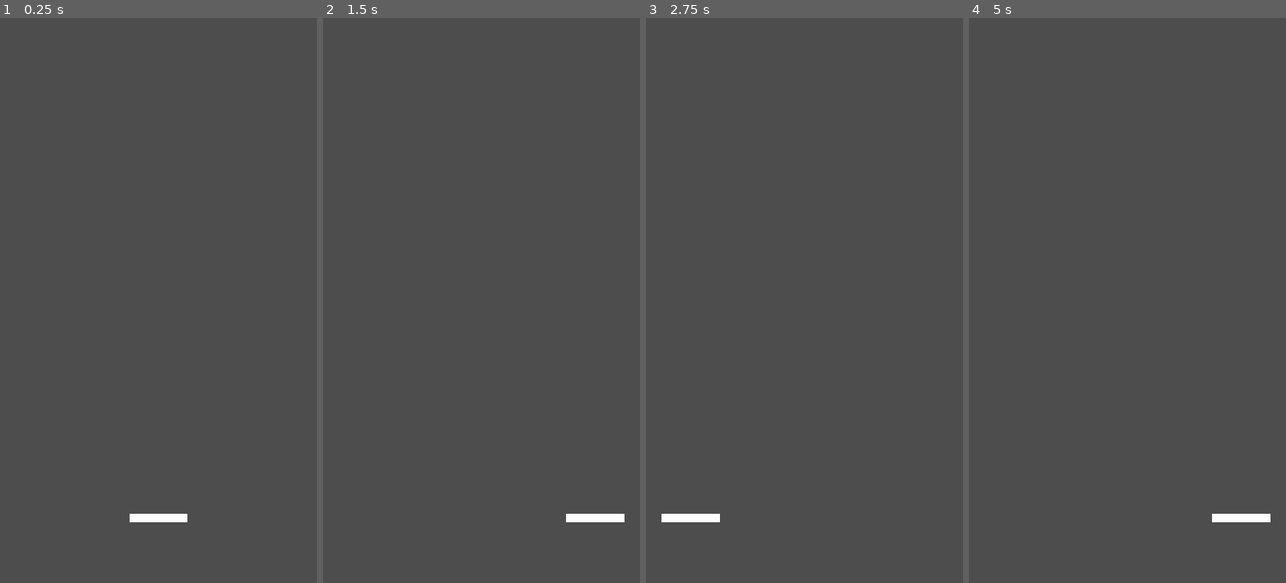
Above: before the commit, frames 1-4 (left to right).
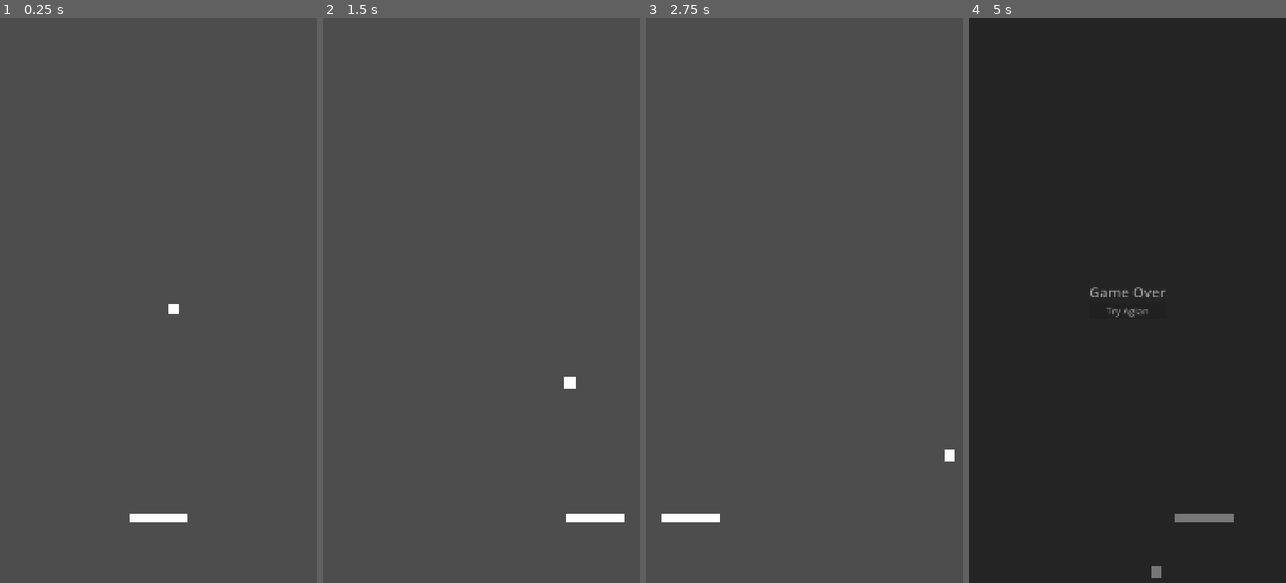
Above: after the commit, the same moments.

Repository: EBregains/endless-breakout
Game: Godot game, scene res://scenes/main.tscn
Two runs of this game, one before a commit and one after it. Both use one fixed random seed, a clock stepped at 60 frames per second and the inputs below. Before the commit the project starts from res://main.tscn.
Inputs:
- Up to frame 1 (0.25 s): no input
- Up to frame 2 (1.5 s): hold Right (ui_right) from 0.53 s (still down)
- Up to frame 3 (2.75 s): tap Enter at 2 s; release Right (ui_right) at 2.03 s; hold Left (ui_left) from 2.03 s (still down)
- Up to frame 4 (5 s): tap Space at 2.75 s; release Left (ui_left) at 4.28 s; hold Right (ui_right) from 4.28 s (still down)

The runs differ from the first frame. In frame 1, less than 0.1% of the frame differs, in the area x 53-57%, y 50-53%; in frame 2, less than 0.1%; in frame 3, less than 0.1%; in frame 4, 100%, in the area x 0-100%, y 0-100%.

Commit message:
Add ball, walls, and game over screen + area

Diff:
--- a/main.tscn
+++ /dev/null
@@ -1,28 +0,0 @@
-[gd_scene format=3 uid="uid://dm4rh8a0k32c0"]
-
-[ext_resource type="Script" uid="uid://dlu1vhwo7ch3o" path="res://paddle.gd" id="1_ig7tw"]
-
-[sub_resource type="RectangleShape2D" id="RectangleShape2D_0xm2m"]
-size = Vector2(200, 30)
-
-[node name="Main" type="Node2D" unique_id=2077291913]
-
-[node name="Paddle" type="CharacterBody2D" parent="." unique_id=1583784295]
-position = Vector2(540, 1700)
-script = ExtResource("1_ig7tw")
-
-[node name="ColorRect" type="ColorRect" parent="Paddle" unique_id=1957659710]
-anchors_preset = 8
-anchor_left = 0.5
-anchor_top = 0.5
-anchor_right = 0.5
-anchor_bottom = 0.5
-offset_left = -100.0
-offset_top = -15.0
-offset_right = 100.0
-offset_bottom = 15.0
-grow_horizontal = 2
-grow_vertical = 2
-
-[node name="CollisionShape2D" type="CollisionShape2D" parent="Paddle" unique_id=447120341]
-shape = SubResource("RectangleShape2D_0xm2m")
--- a/project.godot
+++ b/project.godot
@@ -22,6 +22,14 @@
 window/stretch/mode="canvas_items"
 window/handheld/orientation=1
 
+[layer_names]
+
+2d_physics/layer_1="Paredes"
+2d_physics/layer_2="Paddle"
+2d_physics/layer_3="Pelota"
+2d_physics/layer_4="Ladrillos"
+2d_physics/layer_5="GameOverArea"
+
 [physics]
 
 3d/physics_engine="Jolt Physics"
--- /dev/null
+++ b/scenes/ball.tscn
@@ -0,0 +1,27 @@
+[gd_scene format=3 uid="uid://3o8nepktsysi"]
+
+[ext_resource type="Script" uid="uid://dih8tvktwrq14" path="res://scripts/ball.gd" id="1_7s4qf"]
+
+[sub_resource type="CircleShape2D" id="CircleShape2D_cxlvu"]
+radius = 18.0
+
+[node name="Ball" type="CharacterBody2D" unique_id=1760239848]
+collision_layer = 4
+collision_mask = 27
+script = ExtResource("1_7s4qf")
+
+[node name="CollisionShape2D" type="CollisionShape2D" parent="." unique_id=550916194]
+shape = SubResource("CircleShape2D_cxlvu")
+
+[node name="ColorRect" type="ColorRect" parent="." unique_id=420984942]
+anchors_preset = 8
+anchor_left = 0.5
+anchor_top = 0.5
+anchor_right = 0.5
+anchor_bottom = 0.5
+offset_left = -18.0
+offset_top = -18.0
+offset_right = 18.0
+offset_bottom = 18.0
+grow_horizontal = 2
+grow_vertical = 2
--- /dev/null
+++ b/scenes/main.tscn
@@ -0,0 +1,108 @@
+[gd_scene format=3 uid="uid://dm4rh8a0k32c0"]
+
+[ext_resource type="PackedScene" uid="uid://3o8nepktsysi" path="res://scenes/ball.tscn" id="1_0wfyh"]
+[ext_resource type="PackedScene" uid="uid://bre0iyv8m2uqp" path="res://scenes/paddle.tscn" id="1_o5qli"]
+[ext_resource type="Script" uid="uid://3tr0cw127lx7" path="res://scripts/main.gd" id="1_sugp2"]
+
+[sub_resource type="WorldBoundaryShape2D" id="WorldBoundaryShape2D_o5qli"]
+normal = Vector2(1, 0)
+
+[sub_resource type="WorldBoundaryShape2D" id="WorldBoundaryShape2D_0wfyh"]
+normal = Vector2(-1, 0)
+distance = -1080.0
+
+[sub_resource type="RectangleShape2D" id="RectangleShape2D_0wfyh"]
+size = Vector2(1200, 256)
+
+[sub_resource type="RectangleShape2D" id="RectangleShape2D_sugp2"]
+size = Vector2(1200, 300)
+
+[sub_resource type="LabelSettings" id="LabelSettings_jyhfs"]
+font_size = 48
+
+[node name="Main" type="Node2D" unique_id=2077291913 node_paths=PackedStringArray("GameOverOverlay")]
+script = ExtResource("1_sugp2")
+GameOverOverlay = NodePath("GameOverOverlay/GameOverOverlayControl")
+
+[node name="Ball" parent="." unique_id=775837606 instance=ExtResource("1_0wfyh")]
+position = Vector2(542, 939)
+
+[node name="Paddle" parent="." unique_id=1129403531 instance=ExtResource("1_o5qli")]
+position = Vector2(540, 1700)
+
+[node name="LeftWall" type="StaticBody2D" parent="." unique_id=1422765768]
+collision_mask = 4
+
+[node name="CollisionShape2D" type="CollisionShape2D" parent="LeftWall" unique_id=1725555550]
+shape = SubResource("WorldBoundaryShape2D_o5qli")
+
+[node name="RightWall" type="StaticBody2D" parent="." unique_id=1407768070]
+collision_mask = 4
+
+[node name="CollisionShape2D" type="CollisionShape2D" parent="RightWall" unique_id=1257248693]
+shape = SubResource("WorldBoundaryShape2D_0wfyh")
+
+[node name="UpperWall" type="StaticBody2D" parent="." unique_id=73428374]
+collision_mask = 4
+
+[node name="CollisionShape2D" type="CollisionShape2D" parent="UpperWall" unique_id=407834017]
+position = Vector2(539, -145)
+shape = SubResource("RectangleShape2D_0wfyh")
+
+[node name="GameOverArea" type="Area2D" parent="." unique_id=2048340154]
+position = Vector2(550, 2063)
+collision_layer = 16
+collision_mask = 4
+
+[node name="CollisionShape2D" type="CollisionShape2D" parent="GameOverArea" unique_id=1461443592]
+position = Vector2(0, -17)
+shape = SubResource("RectangleShape2D_sugp2")
+debug_color = Color(0.9866454, 0.11510334, 0, 0.41960785)
+
+[node name="GameOverOverlay" type="CanvasLayer" parent="." unique_id=1324270855]
+process_mode = 3
+
+[node name="GameOverOverlayControl" type="Control" parent="GameOverOverlay" unique_id=780846995]
+layout_mode = 3
+anchors_preset = 15
+anchor_right = 1.0
+anchor_bottom = 1.0
+grow_horizontal = 2
+grow_vertical = 2
+
+[node name="ColorRect" type="ColorRect" parent="GameOverOverlay/GameOverOverlayControl" unique_id=1676510586]
+layout_mode = 1
+anchors_preset = 15
+anchor_right = 1.0
+anchor_bottom = 1.0
+grow_horizontal = 2
+grow_vertical = 2
+color = Color(0, 0, 0, 1)
+
+[node name="VBoxContainer" type="VBoxContainer" parent="GameOverOverlay/GameOverOverlayControl" unique_id=1339789117]
+layout_mode = 1
+anchors_preset = 8
+anchor_left = 0.5
+anchor_top = 0.5
+anchor_right = 0.5
+anchor_bottom = 0.5
+offset_left = -130.0
+offset_top = -62.0
+offset_right = 130.0
+offset_bottom = 62.0
+grow_horizontal = 2
+grow_vertical = 2
+
+[node name="Label" type="Label" parent="GameOverOverlay/GameOverOverlayControl/VBoxContainer" unique_id=1948445306]
+layout_mode = 2
+text = "Game Over"
+label_settings = SubResource("LabelSettings_jyhfs")
+
+[node name="RetryButton" type="Button" parent="GameOverOverlay/GameOverOverlayControl/VBoxContainer" unique_id=805329210]
+layout_mode = 2
+theme_override_font_sizes/font_size = 32
+text = "Try Agian
+"
+
+[connection signal="body_entered" from="GameOverArea" to="." method="_on_game_over_area_body_entered"]
+[connection signal="button_up" from="GameOverOverlay/GameOverOverlayControl/VBoxContainer/RetryButton" to="." method="_on_retry_button_button_up"]
--- /dev/null
+++ b/scenes/paddle.tscn
@@ -0,0 +1,27 @@
+[gd_scene format=3 uid="uid://bre0iyv8m2uqp"]
+
+[ext_resource type="Script" uid="uid://dlu1vhwo7ch3o" path="res://scripts/paddle.gd" id="1_3xiby"]
+
+[sub_resource type="RectangleShape2D" id="RectangleShape2D_0xm2m"]
+size = Vector2(200, 30)
+
+[node name="Paddle" type="CharacterBody2D" unique_id=1129403531]
+collision_layer = 2
+collision_mask = 4
+script = ExtResource("1_3xiby")
+
+[node name="ColorRect" type="ColorRect" parent="." unique_id=1800235599]
+anchors_preset = 8
+anchor_left = 0.5
+anchor_top = 0.5
+anchor_right = 0.5
+anchor_bottom = 0.5
+offset_left = -100.0
+offset_top = -15.0
+offset_right = 100.0
+offset_bottom = 15.0
+grow_horizontal = 2
+grow_vertical = 2
+
+[node name="CollisionShape2D" type="CollisionShape2D" parent="." unique_id=197930467]
+shape = SubResource("RectangleShape2D_0xm2m")
--- /dev/null
+++ b/scripts/ball.gd
@@ -0,0 +1,13 @@
+extends CharacterBody2D
+
+func _ready() -> void:
+	# Velocidad inicial
+	velocity.x = 200
+	velocity.y = 200
+
+func _physics_process(delta: float) -> void:
+
+	# Movemos
+	var collision = move_and_collide(self.velocity * delta)
+	if collision != null:
+		self.velocity = self.velocity.bounce(collision.get_normal())
--- /dev/null
+++ b/scripts/main.gd
@@ -0,0 +1,32 @@
+extends Node2D
+@export_group("Nodes", "")
+@export var GameOverOverlay: Control
+# Called when the node enters the scene tree for the first time.
+func _ready() -> void:
+	GameOverOverlay.visible = false
+	GameOverOverlay.modulate.a = 0
+	pass # Replace with function body.
+
+func game_over():
+	GameOverOverlay.visible = true
+	# crear tween que también sobreviva al pause
+	var tween = create_tween()
+	tween.set_pause_mode(Tween.TWEEN_PAUSE_PROCESS)  # el tween sigue corriendo aunque el árbol esté pausado
+	tween.tween_property(GameOverOverlay, "modulate:a", 1.0, 0.5)
+	# ahora sí pausamos todo lo demás
+	get_tree().paused = true
+
+# Called every frame. 'delta' is the elapsed time since the previous frame.
+func _process(delta: float) -> void:
+	pass
+
+# Si la pelota entra en este area GO
+func _on_game_over_area_body_entered(body: Node2D) -> void:
+	self.game_over()
+	pass # Replace with function body.
+
+
+func _on_retry_button_button_up() -> void:
+	get_tree().paused = false
+	get_tree().reload_current_scene()
+	pass # Replace with function body.
Not shown, added: scripts/ball.gd.uid
Not shown, added: scripts/main.gd.uid
Renamed: paddle.gd -> scripts/paddle.gd
Renamed: paddle.gd.uid -> scripts/paddle.gd.uid
